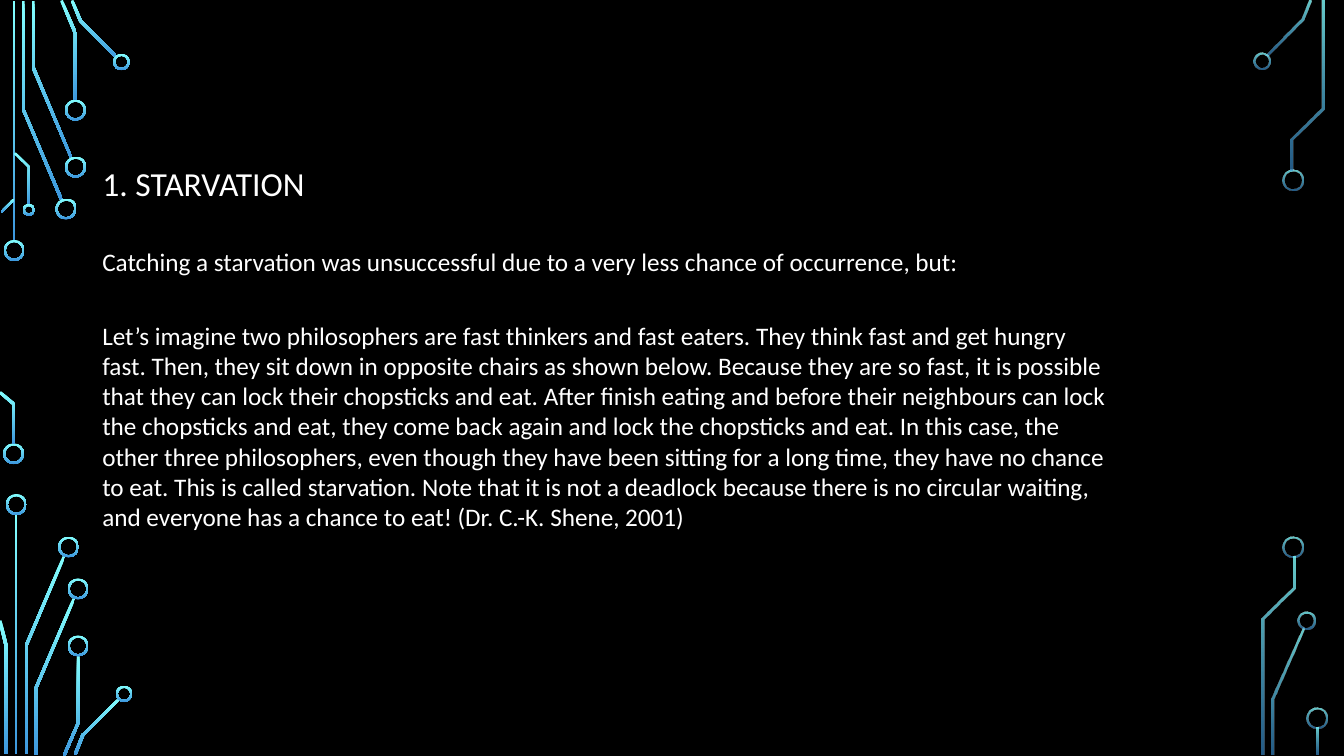
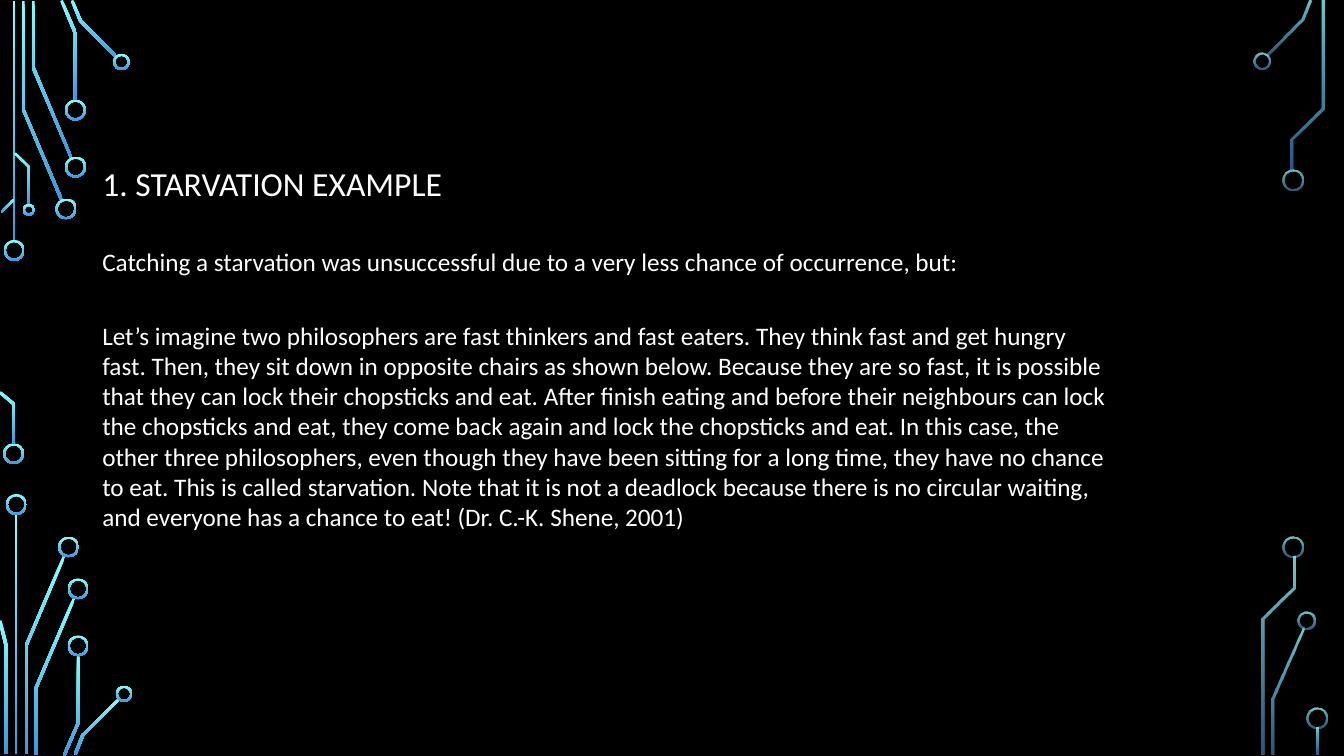
Before and after one commit to StevenKelly99/Stressfree-Pets, a slide deck: slide 11 of final_Presentation_New.pptx. Drawn at 1344x756 pixels with LibreOffice and Linux fonts; fonts in the diff are those of the drawing; background and template pictures are left out. Boxes give left, top, right and bottom in pixels: in the first picture for what was removed or moved away, otherwise in the second. Text is boxed around its words. In the diff, an @@ line names an element or a change of style, - is before the commit and + after.

```diff
--- a/final_Presentation_New.pptx
+++ b/final_Presentation_New.pptx
@@ text at box(102, 174, 442, 197): text changed @@
-1. STARVATION
+1. STARVATION EXAMPLE
```
Also in this commit, not shown: 1 other slide changed, 1 slide added, 1 slide removed.
